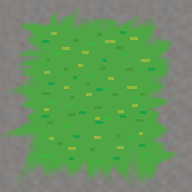
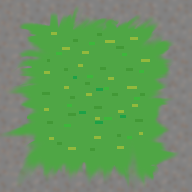
Two versions of the same layered image (192 x 192). Layer-by-layer changes:
painted on "Paint Layer 3" over left=41, top=31, right=162, bottom=164
